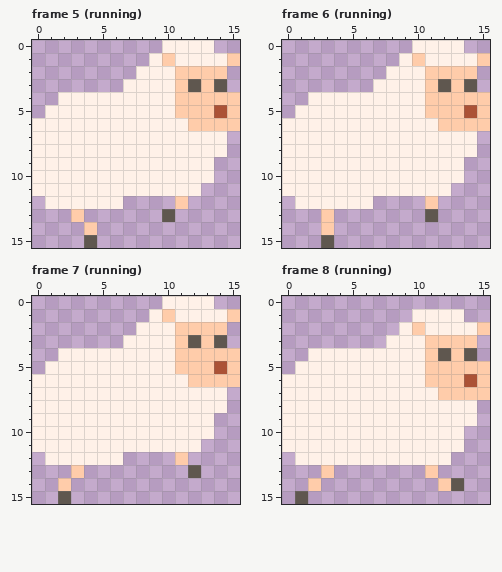
Edited in one commit: pixel-art file (public/assets/sheep.aseprite). Above is the file before it was changed.
16x16 pixels, 10 frames. Shown: frame 5 (running), frame 6 (running), frame 7 (running), frame 8 (running). The commit also changed other frames, which this record leaves out.
New version:
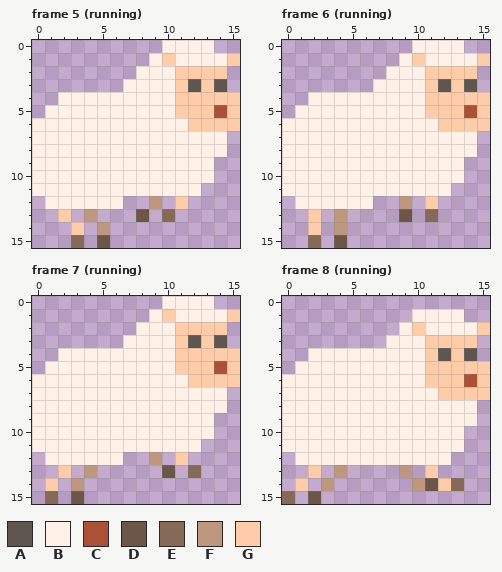
Palette (. is transparent): A #5f574f  B #fff1e8  C #ab5236  D #6c5648  E #856a58  F #be987e  G #ffccaa
From the commit log: updated sheep animations: running and jumping / better input
Diff:
Frame 5 (running), layer "legs":
y 12: x 9 . -> F
y 13: x 2..4 .G. -> G.F; x 8 . -> D; x 10 A -> E
y 14: x 3..5 .G. -> G.F
y 15: x 3..5 .A. -> E.D
Frame 6 (running), layers "body", "legs":
y 12: x 9 . -> F
y 13: x 2..4 .G. -> G.F; x 9 . -> D; x 11 A -> E
y 14: x 2..4 .G. -> G.F
y 15: x 2..4 .A. -> E.D
Frame 7 (running), layer "legs":
y 12: x 9 . -> F
y 13: x 2..4 .G. -> G.F; x 10 . -> D; x 12 A -> E
y 14: x 1..3 .G. -> G.F
y 15: x 1..3 .A. -> E.D
Frame 8 (running), layer "legs":
y 13: x 2..4 .G. -> G.F; x 9 . -> F
y 14: x 1..3 .G. -> G.F; x 10..11 .. -> FD; x 13 A -> E
y 15: x 0..2 .A. -> E.D
